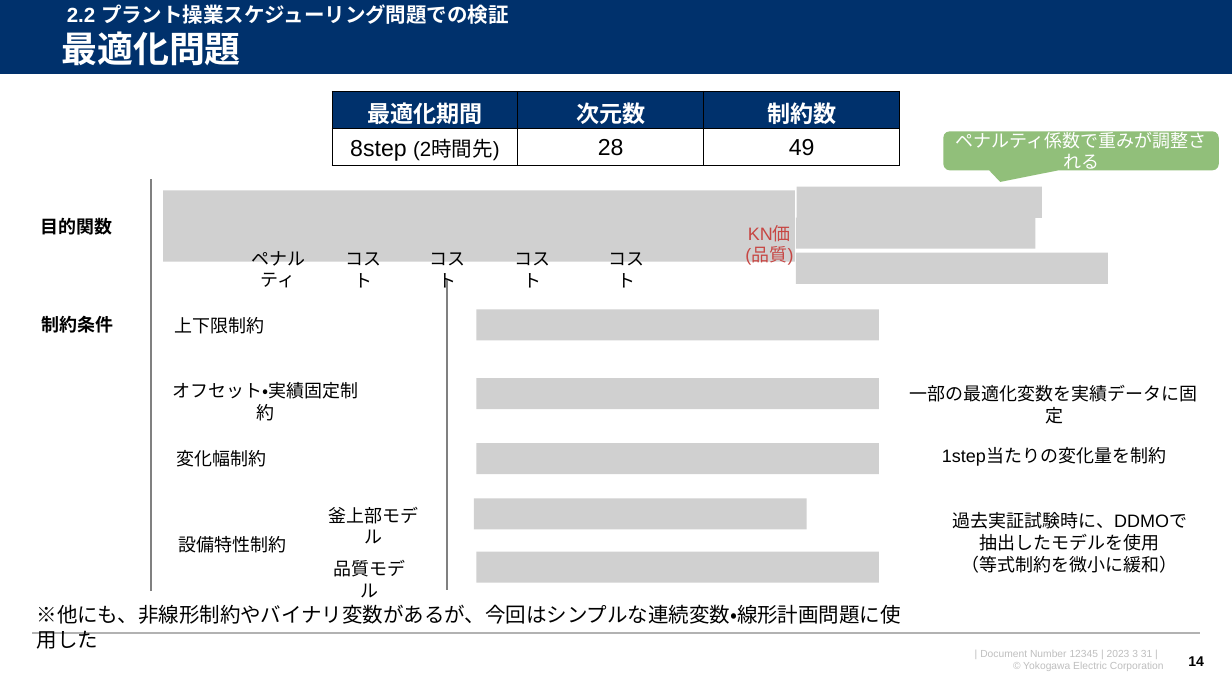
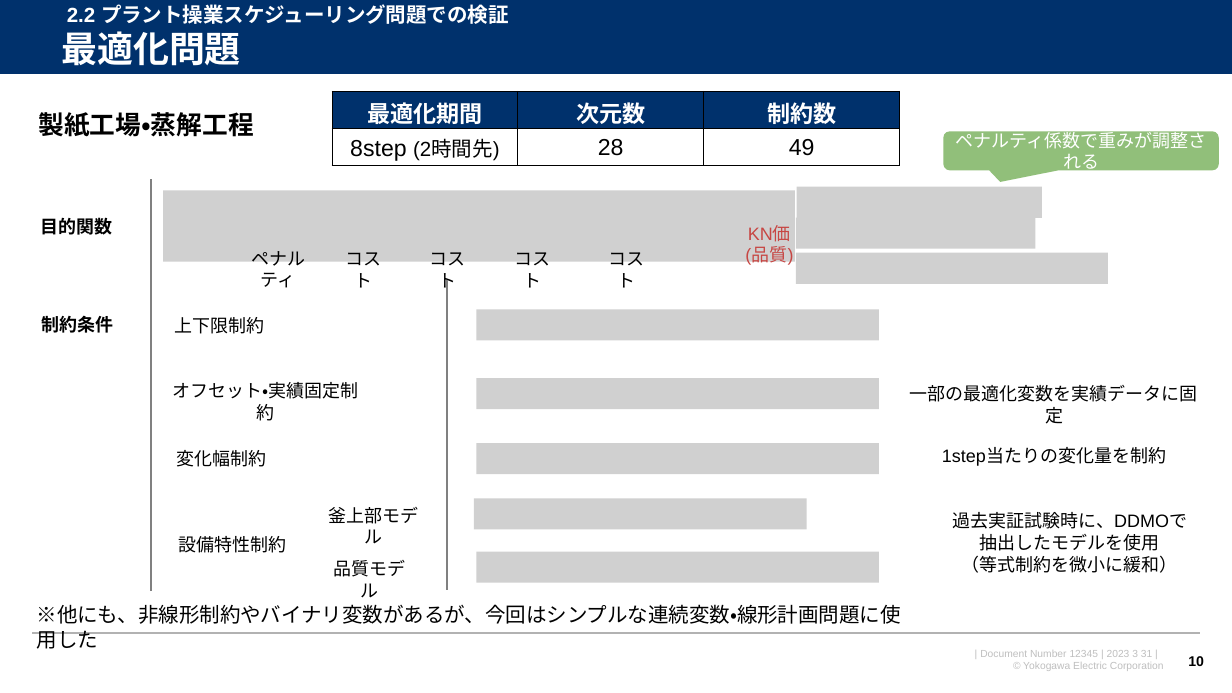
Before and after one commit to watarukumagai-git/opt, a slide deck: slide 10 of joint_res/230331_東京都立大安田先生_共同研究打合せ資料_rev.0.pptx (slide 14 before the commit). Drawn at 1232x693 pixels with LibreOffice and Linux fonts; fonts in the diff are those of the drawing; grey boxes stand for pictures; background and template pictures are left out. Boxes give left, top, right and bottom in pixels: in the first picture for what was removed or moved away, otherwise in the second. Text is boxed around its words. In the diff, an @@ line names an element or a change of style, - is before the commit and + after.

```diff
--- a/joint_res/230331_東京都立大安田先生_共同研究打合せ資料_rev.0.pptx
+++ b/joint_res/230331_東京都立大安田先生_共同研究打合せ資料_rev.0.pptx
@@ text added at [38, 112, 253, 137], 20 pt, text #000000, bold @@
+製紙工場・蒸解工程
@@ page number at [1188, 656, 1204, 666]: text changed @@
-14
+10
```
Also in this commit, not shown: 6 other slides changed.
